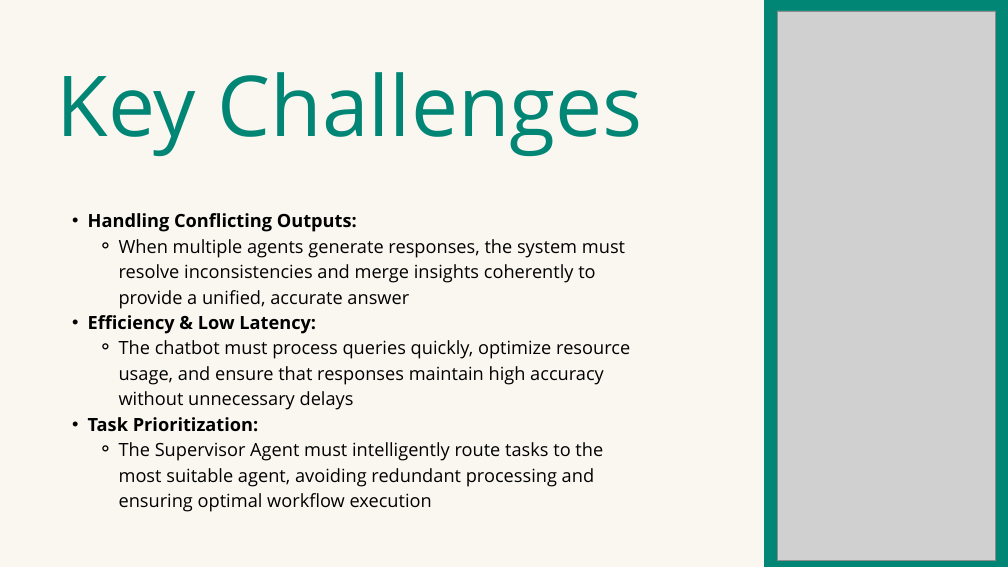
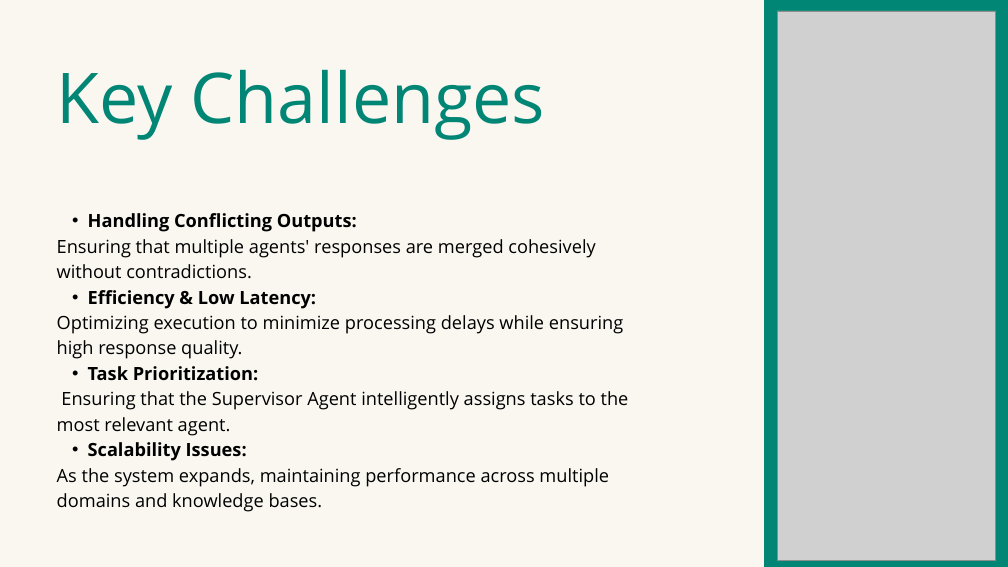
Before and after one commit to YASHBRO/GenAi-Final-Project, a slide deck: slide 8 of Multi-Agent Chatbot.pptx (slide 6 before the commit). Drawn at 1008x567 pixels with LibreOffice and Linux fonts; fonts in the diff are those of the drawing; grey boxes stand for pictures. Boxes give left, top, right and bottom in pixels: in the first picture for what was removed or moved away, otherwise in the second. Text is boxed around its words. In the diff, an @@ line names an element or a change of style, - is before the commit and + after.

```diff
--- a/Multi-Agent Chatbot.pptx
+++ b/Multi-Agent Chatbot.pptx
@@ text "Key Challenges" at (57,69,545,140): size 120 to 100 pt; line spacing 120pt to 100pt @@
@@ text at (57,239,595,279): text changed @@
-    ⚬ When multiple agents generate responses, the system must resolve inconsistencies and merge insights coherently to provide a unified, accurate answer
+Ensuring that multiple agents' responses are merged cohesively without contradictions.
@@ text at (57,315,623,359): text changed @@
-    ⚬ The chatbot must process queries quickly, optimize resource usage, and ensure that responses maintain high accuracy without unnecessary delays
+Optimizing execution to minimize processing delays while ensuring high response quality.
@@ text at (57,391,629,512): text changed @@
-    ⚬ The Supervisor Agent must intelligently route tasks to the most suitable agent, avoiding redundant processing and ensuring optimal workflow execution
+Ensuring that the Supervisor Agent intelligently assigns tasks to the most relevant agent.
+  • Scalability Issues:
+As the system expands, maintaining performance across multiple domains and knowledge bases.
```
Also in this commit, not shown: 1 other slide changed, 7 slides added, 4 slides removed.
